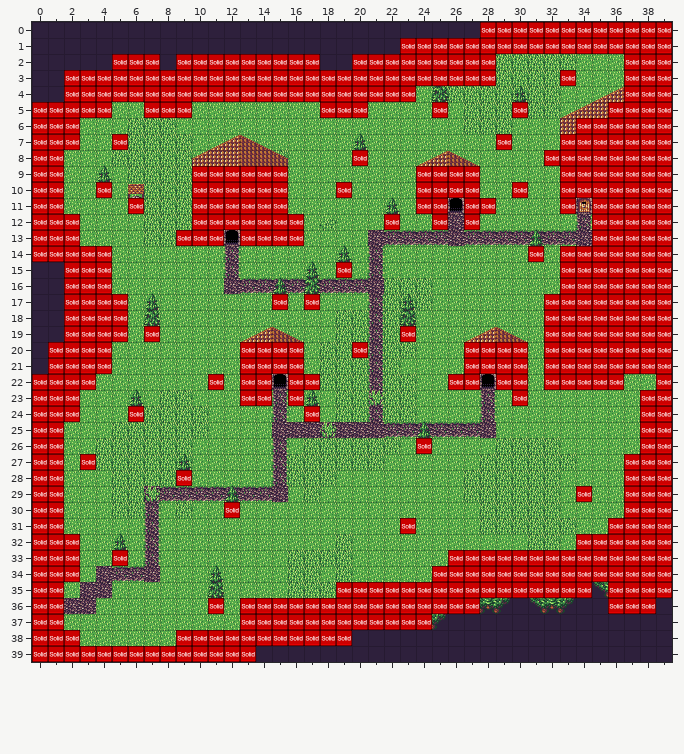
Two versions of a level (Tiled map, game/data/map/area01.tmx). Above, as it was before the edit.
Cells are 32x32 px. Shown: x 0..39, y 0..39.
Once edited:
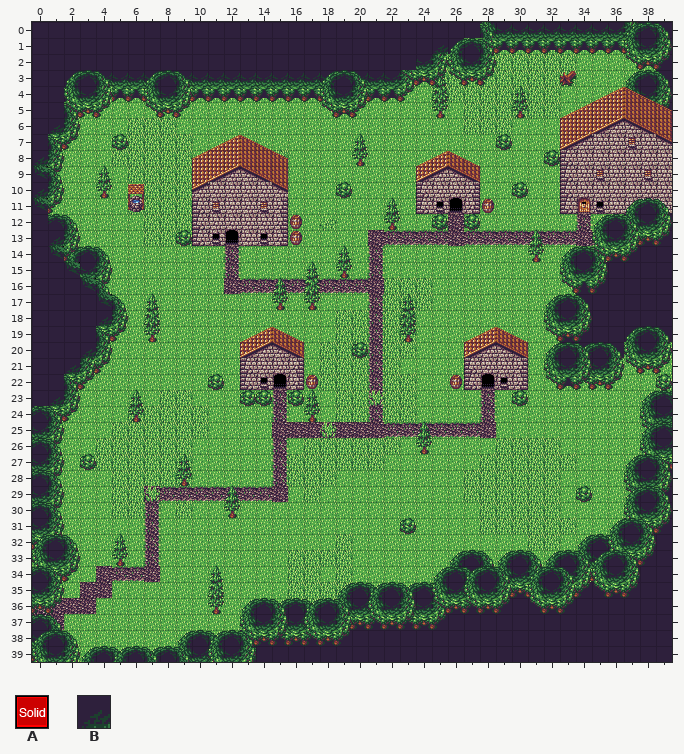
Key: from "metatiles32x32": A 0 "solid"; from "town_forest_tiles": B 30.
_ is an empty cell.
Tiles replaced or removed in this view: A.
From old to new:
Changed rows in their new state; . is an unchanged cell.
Layer "trees1":
first column x 25:
 1 B
Layer "collision" (now hidden):
first column x 0:
 0 ............................____________
 1 ......................._________________
 2 .....___._________.._________........___
 3 ..___________________________...._...___
 4 ..______________________.............___
 5 _____..___........___...._...._.....____
 6 ___...............................______
 7 ___.._......................._..._______
 8 __.................._...........________
 9 __........______........____....._______
10 __.._.....______..._....____.._.._______
11 __...._...______........__.__...._._____
12 ___......._______....._.._._......._____
13 ___......___.____.................._____
14 _____.........................._._______
15 ..___.............._............._______
16 ..___............................_______
17 ..____........._._..............________
18 ..____..........................________
19 ..____._..............._........________
20 .____........____..._......____.________
21 .____........____..........____.________
22 ____......._.__.__........__.__._____.._
23 ___..........__._............._.......__
24 ___..._.........._....................__
25 __....................................__
26 __......................_.............__
27 __._.................................___
28 __......._...........................___
29 __................................_..___
30 __.........._........................___
31 __....................._............____
32 ___...............................______
33 ___.._....................______________
34 ___......................_______________
35 __.................________________.____
36 __........._._______________........___.
37 __...........____________...............
38 ___......___________....................
39 ______________..........................
Pixel boxes of the changes (left, top, right, bottom) in both pictures:
changed: (32, 22, 672, 662)
